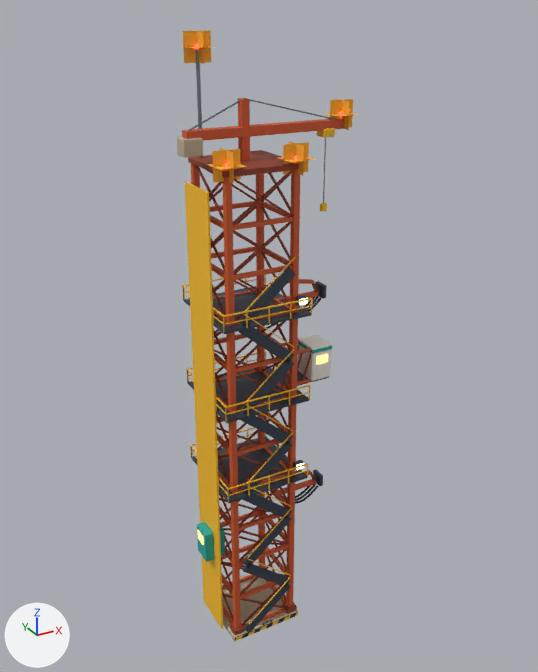
Before and after pictures for a commit that changed the glTF model art/models/dune_gantry.glb.
Rendered twice from a 50 mm lens placed at (-20.0, -39.4, 41.9), pointed at (2.0, 0.6, 21.9). The lights are fixed; the arrows at lower left show +X, +Y and +Z. The older version comes first. Vertices at exactly the same position are counted once.

The scene before the commit, as lines of its bpy script (objects in view):
```python
me_gantry = bpy.data.meshes.new('Gantry')
me_gantry.from_pydata(...)  # 3788 vertices, 6356 faces; spans x -4.0..7.5, y -3.1..3.0, z 0.0..40.7
me_gantry.materials.append(mat_concrete)  # beige #bfae96
me_gantry.materials.append(mat_hazarddark)  # dark grey #2b2530
me_gantry.materials.append(mat_hazard)  # yellow #ffc21f
me_gantry.materials.append(mat_rust)  # orange #d0582c
me_gantry.materials.append(mat_rustdark)  # brown #8f3a22
me_gantry.materials.append(mat_steeldark)  # greyish blue #454d5a
me_gantry.materials.append(mat_hull)  # white #f3efe6
me_gantry.materials.append(mat_teal)  # cyan #21a89f
me_gantry.materials.append(mat_cabwindow)  # beige #ffd486, glowing beige #ffd486
me_gantry.materials.append(mat_hose)  # dark grey #2e2a33
me_gantry.materials.append(mat_steel)  # grey #7f8a96
me_gantry.materials.append(mat_beacon)  # red #ff4a3a, glowing red #ff4a3a
me_gantry.materials.append(mat_bulbhalo)  # orange #ffb030
me_gantry.materials.append(mat_flood)  # beige #fff2c8, glowing beige #fff2c8
ob_gantry = bpy.data.objects.new('Gantry', me_gantry)
ob_gantry.location = (0.0, 0.0, 0.0)
```
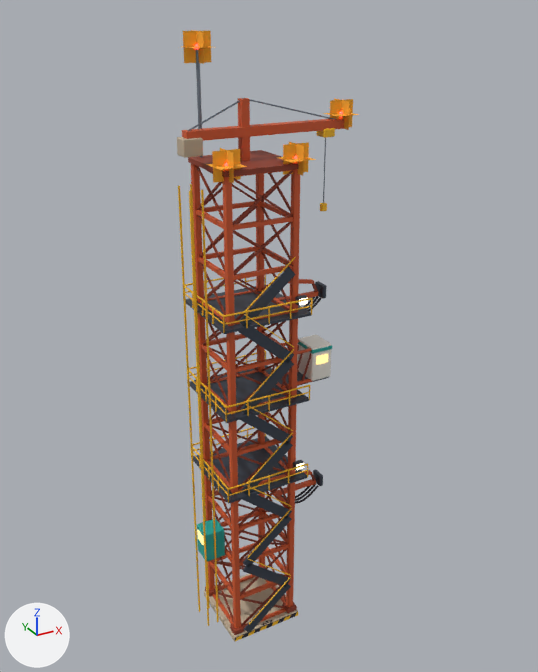
Pixel boxes [x1, y1, x2, y2] of what changed, in the pictures (538 x 672 px):
part 1 of me_gantry, added: after [189, 191, 209, 626]
part 2 of me_gantry, added: after [178, 185, 200, 612]
part 3 of me_gantry, added: after [201, 189, 219, 622]
part 4 of me_gantry, added: after [190, 184, 210, 608]
part 5 of me_gantry, deleted: before [185, 182, 223, 629]

What the commit changed:
me_gantry is used by ob_gantry; location (0.0, 0.0, 0.0).
me_gantry had 3788 vertices, 6356 faces and spanned x -4.0..7.5, y -3.1..3.0, z 0.0..40.7.
me_gantry now has 3808 vertices, 6380 faces and spans x -4.0..7.5, y -3.1..3.0, z 0.0..40.7.
me_gantry part 1: a new loose piece, a box spanning x -3.9..-3.8, y -0.85..-0.75, z 0.5..32.5, in mat_hazard (yellow #ffc21f).
me_gantry part 2: a new loose piece, a box spanning x -3.9..-3.8, y 0.75..0.85, z 0.5..32.5, in mat_hazard (yellow #ffc21f).
me_gantry part 3: a new loose piece, a box spanning x -3.15..-3.05, y -0.85..-0.75, z 0.5..32.5, in mat_hazard (yellow #ffc21f).
me_gantry part 4: a new loose piece, a box spanning x -3.15..-3.05, y 0.75..0.85, z 0.5..32.5, in mat_hazard (yellow #ffc21f).
me_gantry part 5: the loose piece of 12 vertices spanning x -3.2..-3.0, y -1.6..1.6, z 0.5..32.5 is deleted.
